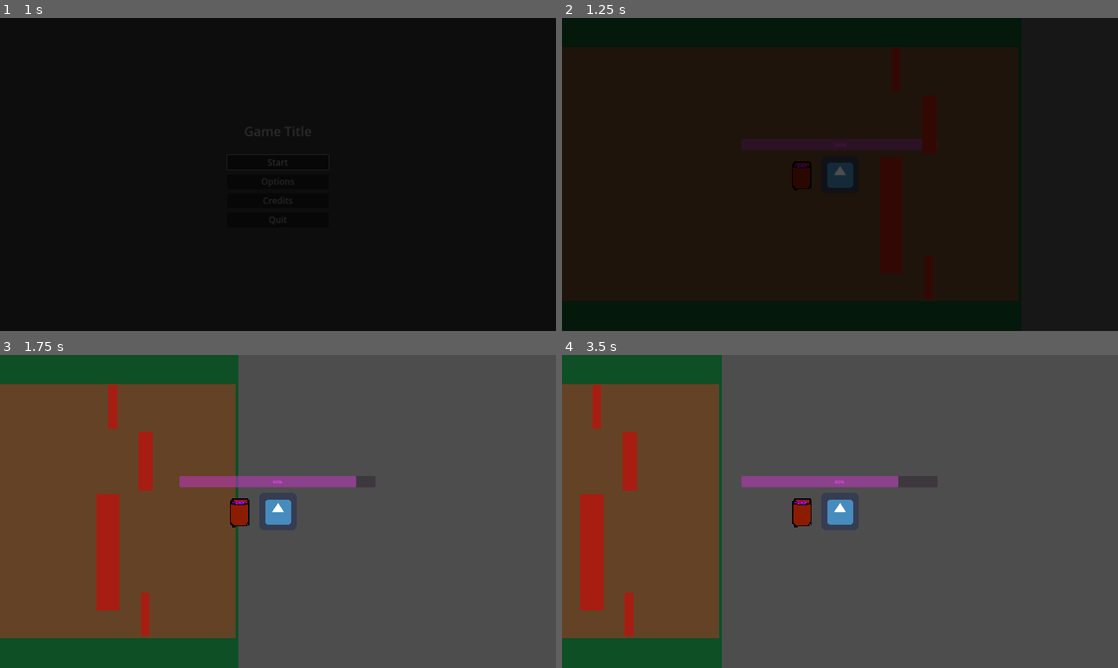
Above: before the commit, frames 1-4 (two rows, left to right).
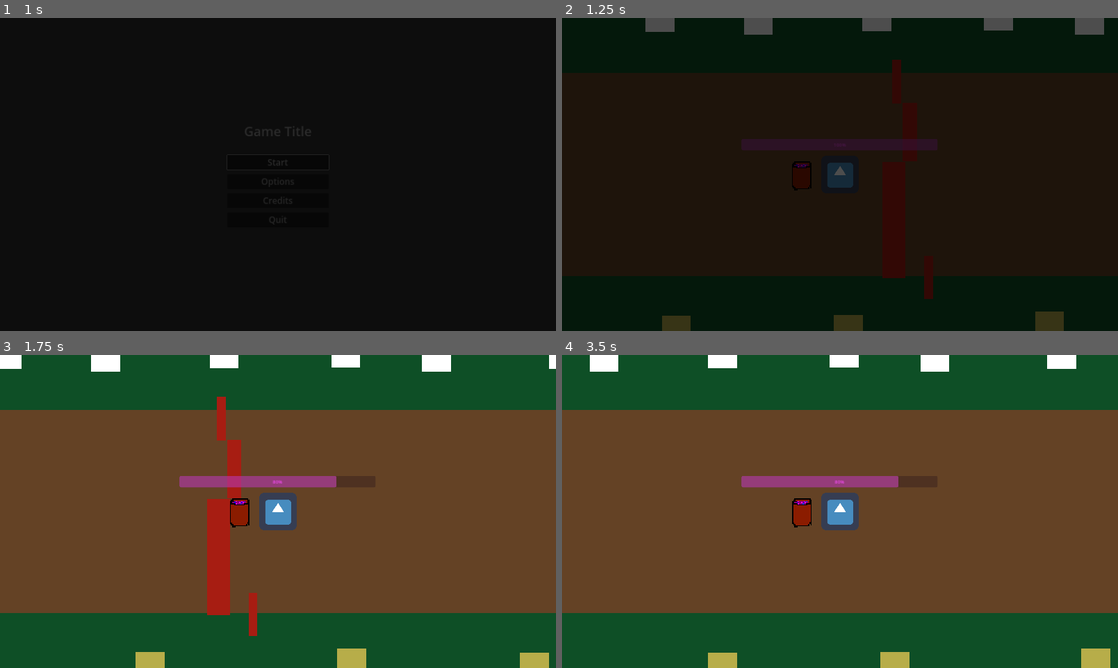
Above: after the commit, the same moments.

Repository: hsandt/ld53
Game: Godot game, scene res://scenes/main_menu_scene.tscn
The game is run twice, just before and just after one commit, with the same random seed, the same clock (stepped at 60 frames per second) and the same inputs. The engine's default icon, where the game draws it, is replaced by a stand-in: a white triangle on a blue panel in a dark square.
Inputs (mouse positions are in pixels of both pictures, inside the frame that each line leads up to):
- Up to frame 1 (1 s): click "Start" at 0.5 s
- Up to frame 2 (1.25 s): no input
- Up to frame 3 (1.75 s): tap Enter (ui_accept) at 1.25, 1.52 s; move the mouse to (400, 495) at 1.27 s; hold Right (ui_right) from 1.28 s (still down); click (400, 495) at 1.42 s
- Up to frame 4 (3.5 s): release Right (ui_right) at 2 s; drag from (728, 527) to (812, 574) at 2.02 s; move the mouse to (895, 442) at 2.77 s; hold Right (ui_right) from 2.78 s (still down)

Frame 1 is identical in both runs. In frame 2, 16% of the frame differs, in the area x 0-98%, y 0-100%; in frame 3, 68%; in frame 4, 77%, in the area x 0-100%, y 0-100%.

Commit message:
[Background] Setup parallax layers

Diff:
--- a/scenes/first_scene.tscn
+++ b/scenes/first_scene.tscn
@@ -15,31 +15,112 @@
 
 [node name="Node2D" type="Node2D"]
 
-[node name="Background" type="Sprite2D" parent="."]
+[node name="ParallaxBackground" type="ParallaxBackground" parent="."]
+layer = -1
+
+[node name="ParallaxLayer Floor" type="ParallaxLayer" parent="ParallaxBackground"]
+motion_mirroring = Vector2(1920, 0)
+
+[node name="Node2D" type="Node2D" parent="ParallaxBackground/ParallaxLayer Floor"]
+position = Vector2(960, 0)
+
+[node name="Floor Full" type="Sprite2D" parent="ParallaxBackground/ParallaxLayer Floor/Node2D"]
 modulate = Color(0.054902, 0.309804, 0.14902, 1)
 z_index = -1
 scale = Vector2(1920, 1080)
 texture = ExtResource("1_pefx0")
 
+[node name="Floor Playable Area" type="Sprite2D" parent="ParallaxBackground/ParallaxLayer Floor/Node2D"]
+modulate = Color(0.392157, 0.258824, 0.145098, 1)
+scale = Vector2(1920, 700)
+texture = ExtResource("1_pefx0")
+metadata/_edit_lock_ = true
+
+[node name="ParallaxLayer Background" type="ParallaxLayer" parent="ParallaxBackground"]
+motion_scale = Vector2(0.8, 1)
+motion_mirroring = Vector2(1920, 0)
+
+[node name="Node2D2" type="Node2D" parent="ParallaxBackground/ParallaxLayer Background"]
+position = Vector2(960, 0)
+
+[node name="Sprite2D" type="Sprite2D" parent="ParallaxBackground/ParallaxLayer Background/Node2D2"]
+position = Vector2(-783, -532)
+scale = Vector2(100, 100)
+texture = ExtResource("1_pefx0")
+
+[node name="Sprite2D2" type="Sprite2D" parent="ParallaxBackground/ParallaxLayer Background/Node2D2"]
+position = Vector2(-374, -544)
+scale = Vector2(100, 100)
+texture = ExtResource("1_pefx0")
+
+[node name="Sprite2D3" type="Sprite2D" parent="ParallaxBackground/ParallaxLayer Background/Node2D2"]
+position = Vector2(46, -547)
+scale = Vector2(100, 100)
+texture = ExtResource("1_pefx0")
+
+[node name="Sprite2D4" type="Sprite2D" parent="ParallaxBackground/ParallaxLayer Background/Node2D2"]
+position = Vector2(360, -533)
+scale = Vector2(100, 100)
+texture = ExtResource("1_pefx0")
+
+[node name="Sprite2D5" type="Sprite2D" parent="ParallaxBackground/ParallaxLayer Background/Node2D2"]
+position = Vector2(797, -542)
+scale = Vector2(100, 100)
+texture = ExtResource("1_pefx0")
+
+[node name="ParallaxForeground" type="ParallaxBackground" parent="."]
+layer = 1
+
+[node name="ParallaxLayer Foreground" type="ParallaxLayer" parent="ParallaxForeground"]
+motion_scale = Vector2(1.2, 1)
+motion_mirroring = Vector2(1920, 0)
+
+[node name="Node2D" type="Node2D" parent="ParallaxForeground/ParallaxLayer Foreground"]
+position = Vector2(960, 0)
+
+[node name="Sprite2D" type="Sprite2D" parent="ParallaxForeground/ParallaxLayer Foreground/Node2D"]
+modulate = Color(0.717647, 0.678431, 0.286275, 1)
+z_index = 17
+position = Vector2(-723, 535)
+scale = Vector2(100, 100)
+texture = ExtResource("1_pefx0")
+
+[node name="Sprite2D2" type="Sprite2D" parent="ParallaxForeground/ParallaxLayer Foreground/Node2D"]
+modulate = Color(0.717647, 0.678431, 0.286275, 1)
+z_index = 17
+position = Vector2(-28, 523)
+scale = Vector2(100, 100)
+texture = ExtResource("1_pefx0")
+
+[node name="Sprite2D3" type="Sprite2D" parent="ParallaxForeground/ParallaxLayer Foreground/Node2D"]
+modulate = Color(0.717647, 0.678431, 0.286275, 1)
+z_index = 17
+position = Vector2(603, 538)
+scale = Vector2(100, 100)
+texture = ExtResource("1_pefx0")
+
 [node name="Map" type="Node2D" parent="."]
 position = Vector2(0, -1)
-
-[node name="Floor Sprite2D" type="Sprite2D" parent="Map"]
-modulate = Color(0.392157, 0.258824, 0.145098, 1)
-scale = Vector2(1900, 874)
-texture = ExtResource("1_pefx0")
+metadata/_edit_lock_ = true
 
 [node name="obstacle_big" parent="Map" instance=ExtResource("3_ykc5j")]
-position = Vector2(510, 142)
+position = Vector2(520, 158)
+metadata/_edit_lock_ = true
 
 [node name="obstacle_medium" parent="Map" instance=ExtResource("4_h1iuh")]
-position = Vector2(641, -172)
+position = Vector2(574, -145)
+metadata/_edit_lock_ = true
 
 [node name="obstacle_small" parent="Map" instance=ExtResource("5_uibm3")]
-position = Vector2(527, -360)
+position = Vector2(529, -319)
+metadata/_edit_lock_ = true
 
 [node name="obstacle_small2" parent="Map" instance=ExtResource("5_uibm3")]
 position = Vector2(639, 356)
+metadata/_edit_lock_ = true
 
 [node name="PlayerCharacterBody2D" parent="." instance=ExtResource("3_82xke")]
-material = SubResource("ShaderMaterial_dyn3e")
+z_index = 10
+material = SubResource("ShaderMaterial_htta8")
+top_speed = 100
+metadata/_edit_lock_ = true
Not shown: 1 places in scenes/first_scene.tscn that only renumber resources
Binary file added: sprites/checkerboard_16x16_on_1920x1080.png
Not shown, added: sprites/checkerboard_16x16_on_1920x1080.png.import
